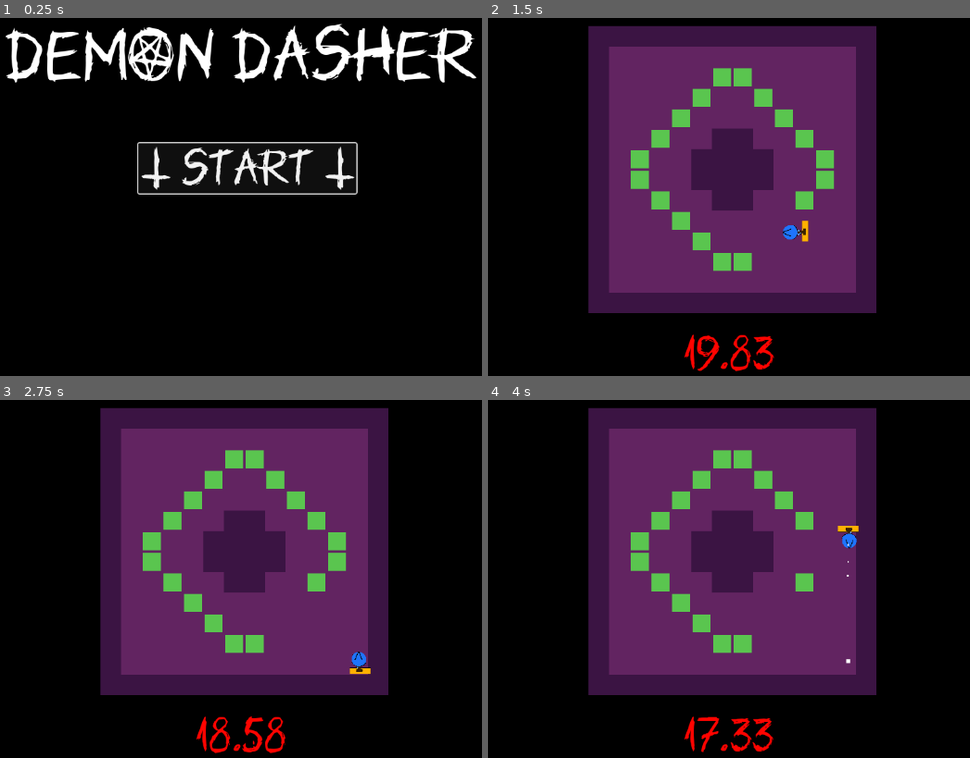
Above: before the commit, frames 1-4 (two rows, left to right).
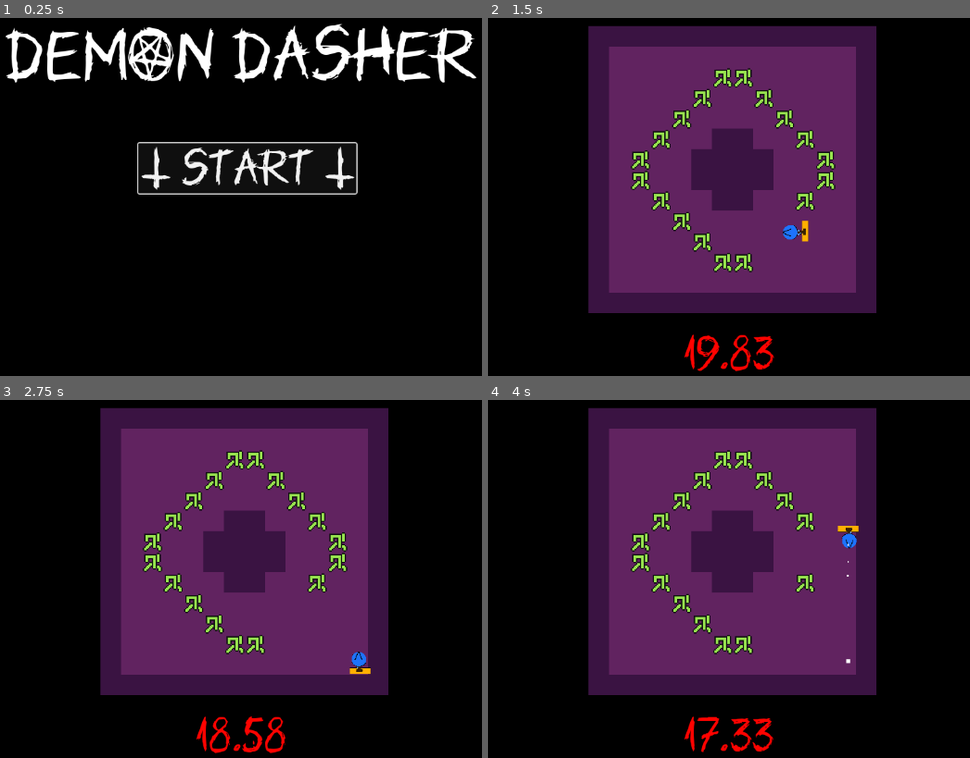
Above: after the commit, the same moments.

Repository: OwlyCode/LD55
Game: Godot game, scene res://Menu.tscn
The game is run twice, just before and just after one commit, with the same random seed, the same clock (stepped at 60 frames per second) and the same inputs.
Inputs:
- Up to frame 1 (0.25 s): no input
- Up to frame 2 (1.5 s): click "T Start T" at 0.5 s; tap Enter at 1.25 s; hold D (right) from 1.28 s (still down); tap Space (dash) at 1.35 s
- Up to frame 3 (2.75 s): release D (right) at 2.03 s; hold S (down) from 2.03 s (still down); tap Space (dash) at 2.1 s
- Up to frame 4 (4 s): release S (down) at 2.78 s; hold D (right) 2.78-3.53 s; tap Space (dash) at 2.85, 3.6 s; hold W (up) from 3.53 s (still down)

The runs differ from the first frame. In frame 2, 3.7% of the frame differs, in the area x 29-73%, y 13-72%; in frame 3, 3.7%; in frame 4, 3.3%.

Commit message:
Preparing for webgl build

Diff:
--- a/project.godot
+++ b/project.godot
@@ -64,3 +64,4 @@
 
 renderer/rendering_method="mobile"
 environment/defaults/default_clear_color=Color(0, 0, 0, 1)
+viewport/hdr_2d=true
Binary file added: assets/2d_lights_and_shadows_neutral_point_light.webp
Not shown, added: assets/2d_lights_and_shadows_neutral_point_light.webp.import
Binary file added: assets/9350msao.bmp
Not shown, added: assets/9350msao.bmp.import
Binary file added: assets/symbol.png
Not shown, added: assets/symbol.png.import
Binary file changed: assets/tileset.png
Binary file added: assets/zckve883.bmp
Not shown, added: assets/zckve883.bmp.import
Binary file changed: sources/tileset.aseprite
